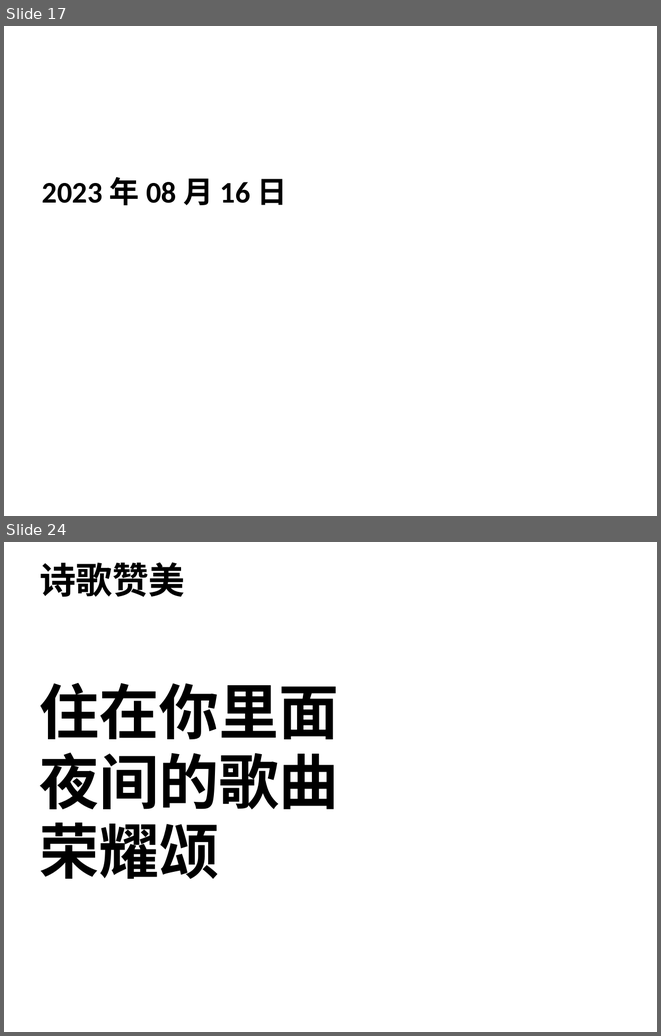
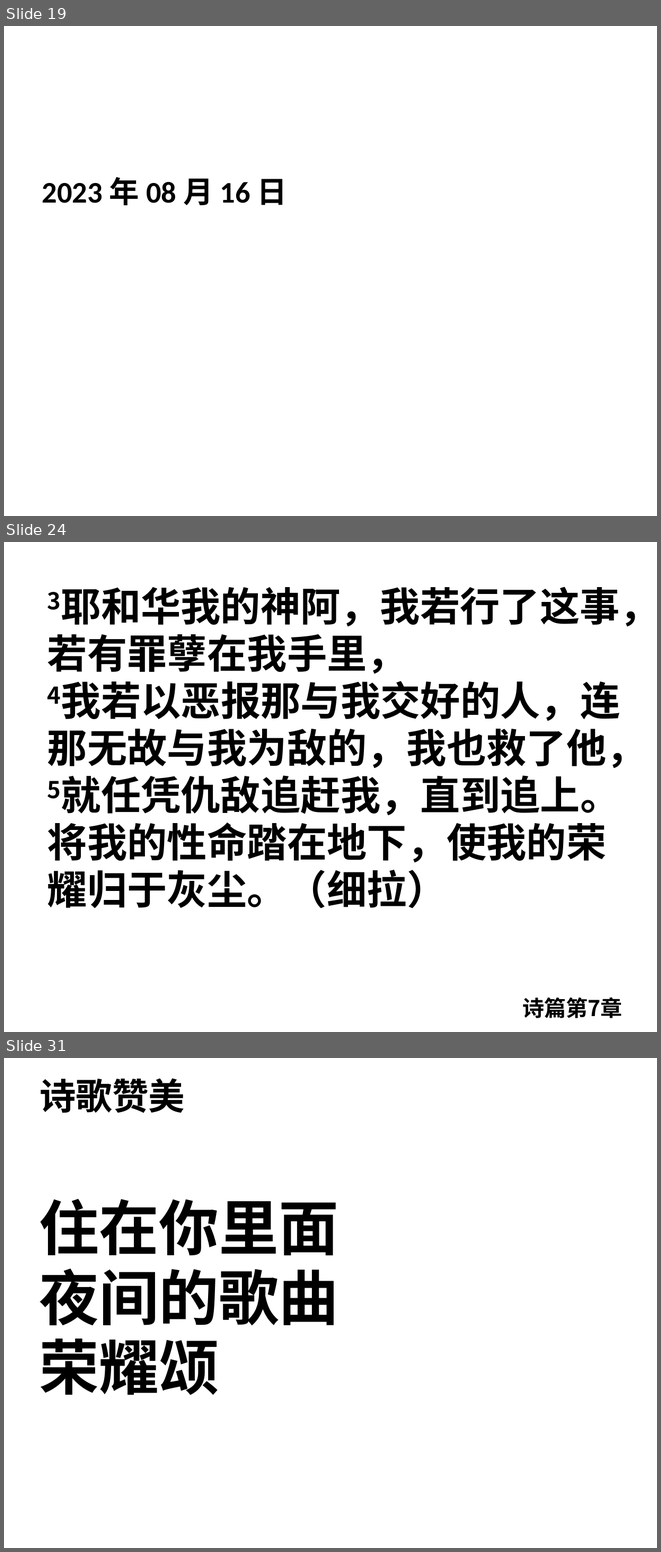
Before and after one commit to jackey-qiu/pyworship, a slide deck: 2023-08-16.pptx. Shown one above the other, each under a label of ours: slides 17 and 24 before the commit, slides 19, 24 and 31 after it; the slides between them are not shown. The pictures are 661x1036 and 661x1552 pixels, drawn with LibreOffice and Linux fonts; fonts in the diff are those of the drawing; background and template pictures are left out. Boxes give left, top, right and bottom in pixels: in the first picture for what was removed or moved away, otherwise in the second. Text is boxed around its words. In the diff, an @@ line names an element or a change of style, - is before the commit and + after.

```diff
--- a/2023-08-16.pptx
+++ b/2023-08-16.pptx
@@ slide 24 added at [4, 542, 657, 1032], background #FFFFFF @@
@@ text added at [47, 587, 657, 908], 44 pt, text #000000, bold @@
+3耶和华我的神阿，我若行了这事，若有罪孽在我手里，
+4我若以恶报那与我交好的人，连那无故与我为敌的，我也救了他，
+5就任凭仇敌追赶我，直到追上。将我的性命踏在地下，使我的荣耀归于灰尘。（细拉）
@@ text added at [522, 997, 623, 1018], 24 pt, text #000000, bold @@
+诗篇第7章
@@ what was slide 17 is now slide 19 @@
@@ what was slide 24 is now slide 31 @@
```
Also in this commit, not shown: 7 slides changed, 10 other slides added, 1 slide removed, 2 other files.
